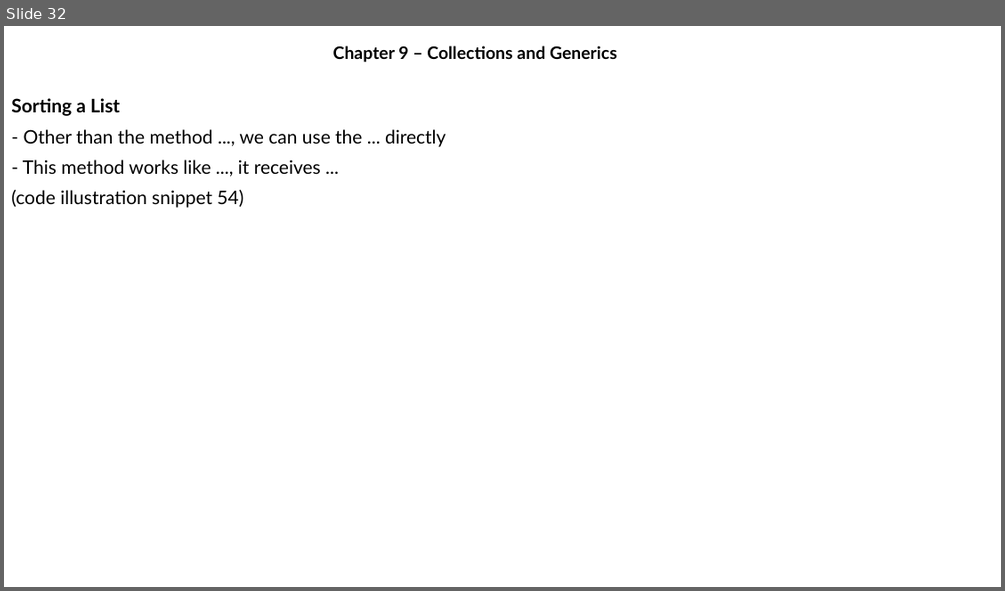
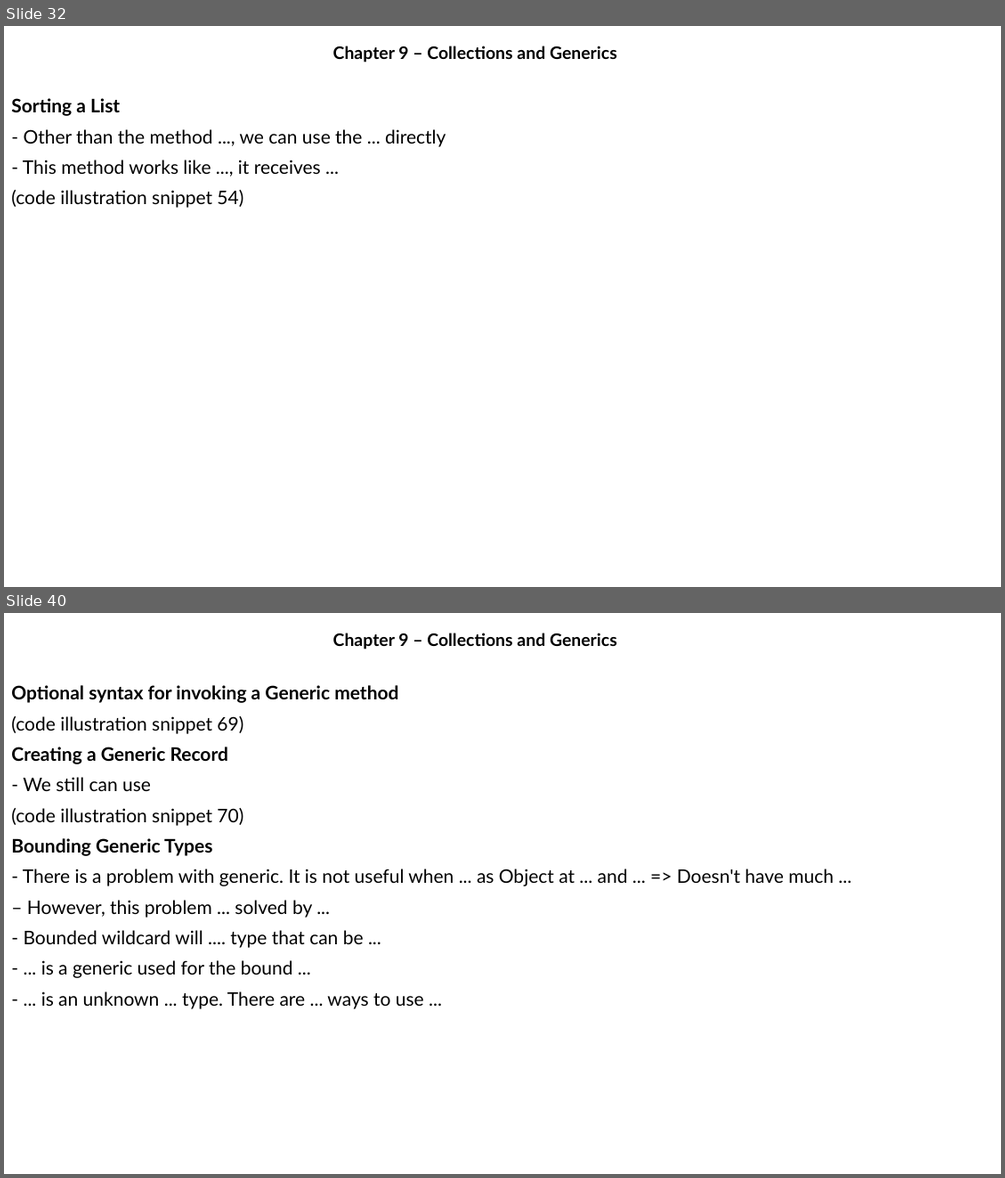
Before and after one commit to MaiDinhVinh/CS-Java, a slide deck: OCP17/old progress/Chapter 9 - Collections and Generics.pptx. Shown one above the other, each under a label of ours: slide 32 before the commit, slides 32 and 40 after it; the slides between them are not shown. The pictures are 1005x591 and 1005x1178 pixels, drawn with LibreOffice and Linux fonts; fonts in the diff are those of the drawing. Boxes give left, top, right and bottom in pixels: in the first picture for what was removed or moved away, otherwise in the second. Text is boxed around its words. In the diff, an @@ line names an element or a change of style, - is before the commit and + after.

```diff
--- a/OCP17/old progress/Chapter 9 - Collections and Generics.pptx
+++ b/OCP17/old progress/Chapter 9 - Collections and Generics.pptx
@@ slide 40 added at [4, 613, 1001, 1174], background #FFFFFF @@
@@ subtitle added at [333, 633, 617, 649], 16.6 pt, text #000000, bold @@
+Chapter 9 – Collections and Generics
@@ text added at [11, 685, 833, 1009], 18 pt, text #000000 @@
+Optional syntax for invoking a Generic method
+(code illustration snippet 69)
+Creating a Generic Record
+- We still can use
+(code illustration snippet 70)
+Bounding Generic Types
+- There is a problem with generic. It is not useful when ... as Object at ... and ... => Doesn't have much ...
+– However, this problem ... solved by ...
+- Bounded wildcard will .... type that can be ...
+- ... is a generic used for the bound ...
+- ... is an unknown ... type. There are ... ways to use ...
```
Also in this commit, not shown: 9 other slides added.
